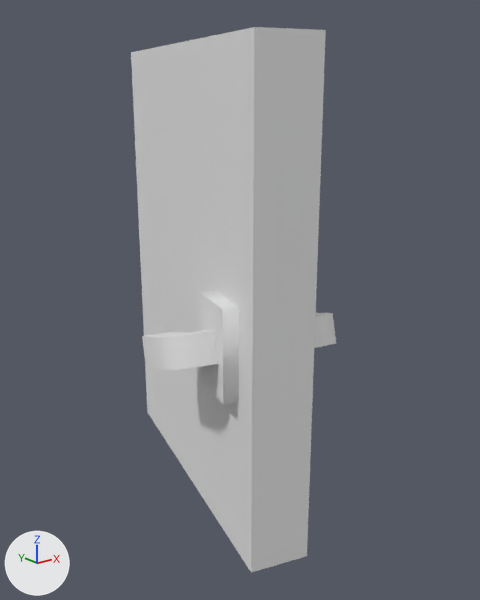
The glTF model Assets/kenney/kenney_prototype-kit/door-rotate.glb: old version first, new version second.
Before and after are seen from a 50 mm camera at (-0.769, -1.238, 0.725) aimed at (-0.037, -0.324, 0.359). The axes (+X, +Y, +Z) are drawn at lower left. The lights are the same throughout. Materials are left out; every surface is plain grey. Where no turn or scale is listed for an object, it has been applied to the vertices. Vertices at the same position are counted once.

The first picture shows 'door', 'handle'.
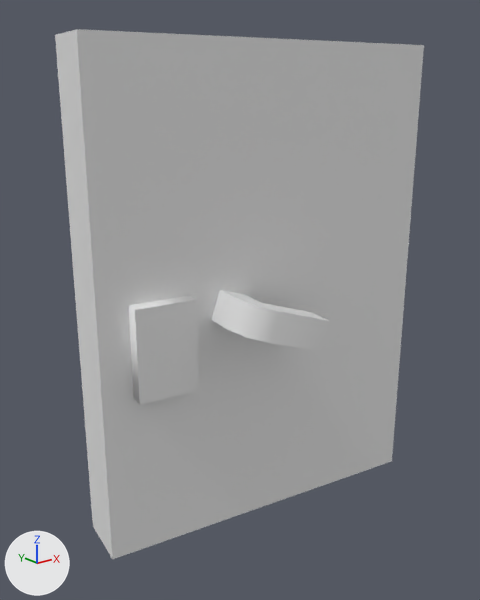
Where the newer file only moved an object's origin or applied its transform, the numbers keep the older frame.

The edits, one by one:
me_handle has 24 vertices, 44 faces and spans x -0.14..0.178, y -0.057..0.162, z -0.063..0.032.
me_handle is used by ob_handle; location (-0.133, -0.482, 0.35).
me_handle part 1: the whole mesh is turned -83.1 degrees about the z axis through its middle, then moved by (0.028, 0.034, 0.045).
Mesh me_door_004 is new.
It has 16 vertices, 24 faces and spans x -0.363..0.245, y -0.49..-0.284, z 0.0..0.8.
Object 'door' (ob_door) is deleted.
Object 'door.001' (ob_door_001) is new; it shows me_door_004.
Its location is (0.0, 0.0, 0.0).

What differs and where, as boxes (x1, y1, x2, y2) in the pictures (480 x 600 px):
'door.001', added: after (55, 29, 424, 559)
'door', deleted: before (131, 27, 326, 573)
'handle', mesh turned: before (142, 313, 336, 370); after (212, 290, 330, 351)
